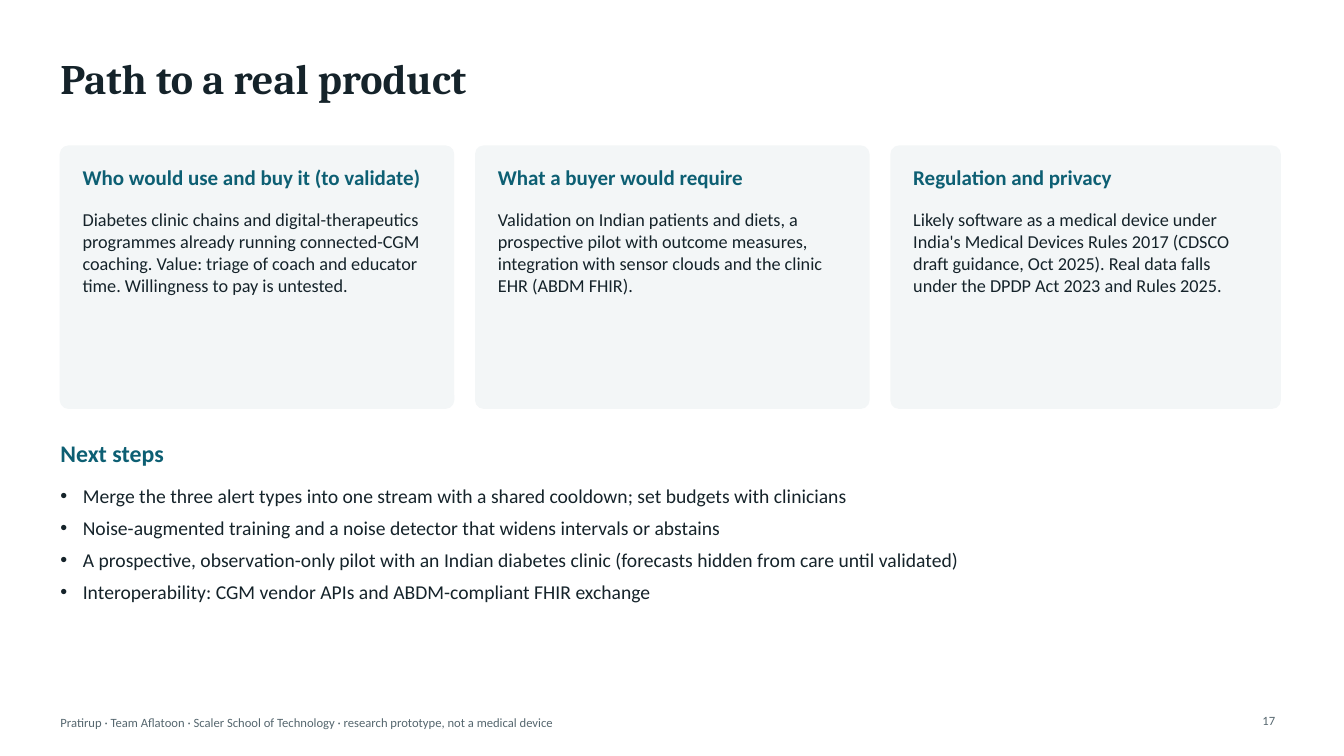
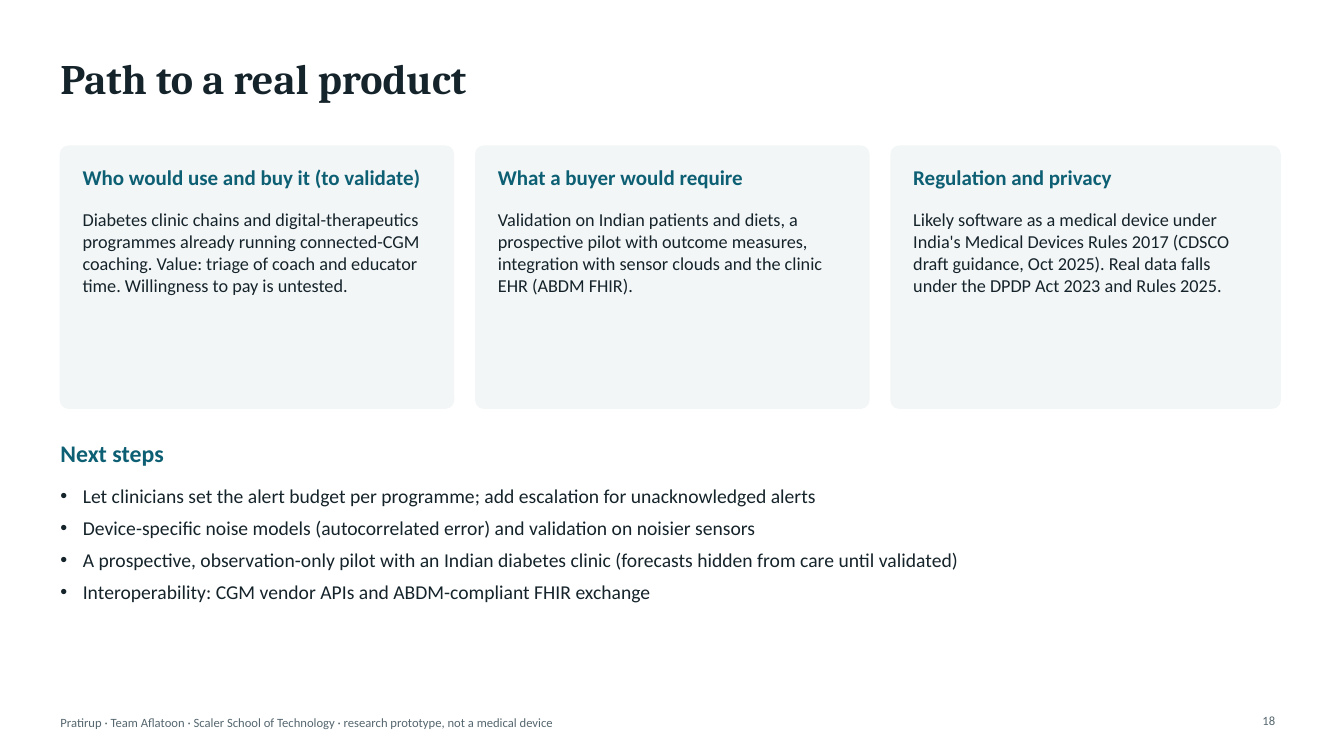
Before and after one commit to Spiritsfuse/pratirup, a slide deck: slide 18 of docs/Pratirup_Presentation.pptx (slide 17 before the commit). Drawn at 1344x756 pixels with LibreOffice and Linux fonts; fonts in the diff are those of the drawing. Boxes give left, top, right and bottom in pixels: in the first picture for what was removed or moved away, otherwise in the second. Text is boxed around its words. In the diff, an @@ line names an element or a change of style, - is before the commit and + after.

Commit message:
feat(web): v2 UI with AGP report, consolidated alerts, evidence for v1 to v2
- AGP tab: the consensus ambulatory glucose profile (percentile bands by
  time of day, time in ranges against targets, GMI, CV, GRI, data
  sufficiency).
- Consolidated alerts: worklist badges and the patient alert banner. Risk
  rows show the policy thresholds for <70 and >250; >180 is labelled a
  ranking signal.
- Twin state now shows signal noise. A "model v2" chip.
- Evidence page covers v1 to v2, the alert policy, the Chronos-Bolt
  comparison, the per-patient spread, the new robustness tests and the
  dev noise experiment.
- Route and tab code-splitting cut the initial JS to about 206 kB.

API: per-kind risk thresholds now follow the alert policy, and the v1
false-alert rate is reported in the version comparison. The deck, README
screenshots and figures are refreshed for v2.

```diff
--- a/docs/Pratirup_Presentation.pptx
+++ b/docs/Pratirup_Presentation.pptx
@@ text at [83, 489, 816, 538]: text changed @@
-• Merge the three alert types into one stream with a shared cooldown; set budgets with clinicians
-• Noise-augmented training and a noise detector that widens intervals or abstains
+• Let clinicians set the alert budget per programme; add escalation for unacknowledged alerts
+• Device-specific noise models (autocorrelated error) and validation on noisier sensors
@@ page number at [1262, 716, 1275, 725]: text changed @@
-17
+18
```
Also in this commit, not shown: 6 other slides changed, 2 slides added, 1 slide removed, 40 other files.
